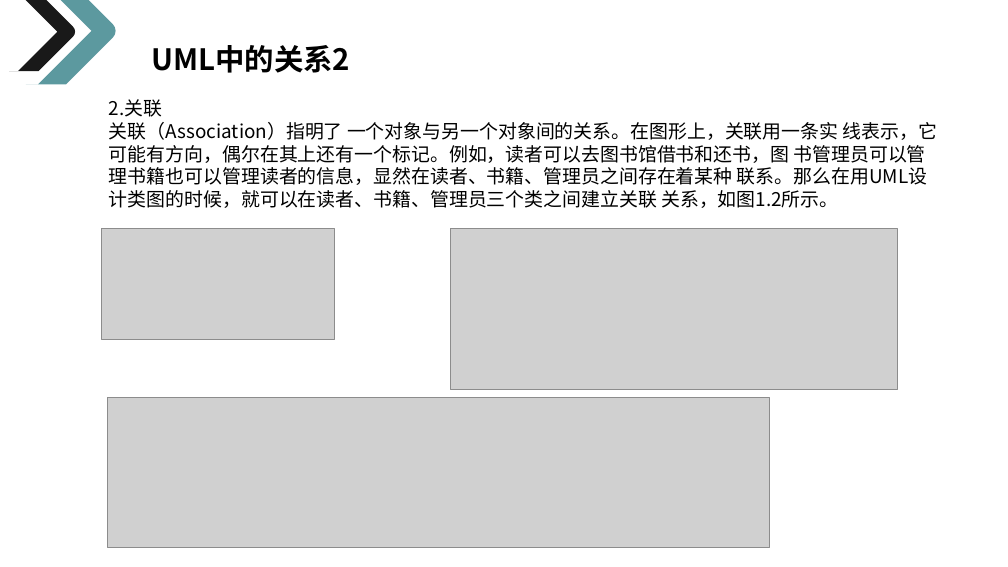
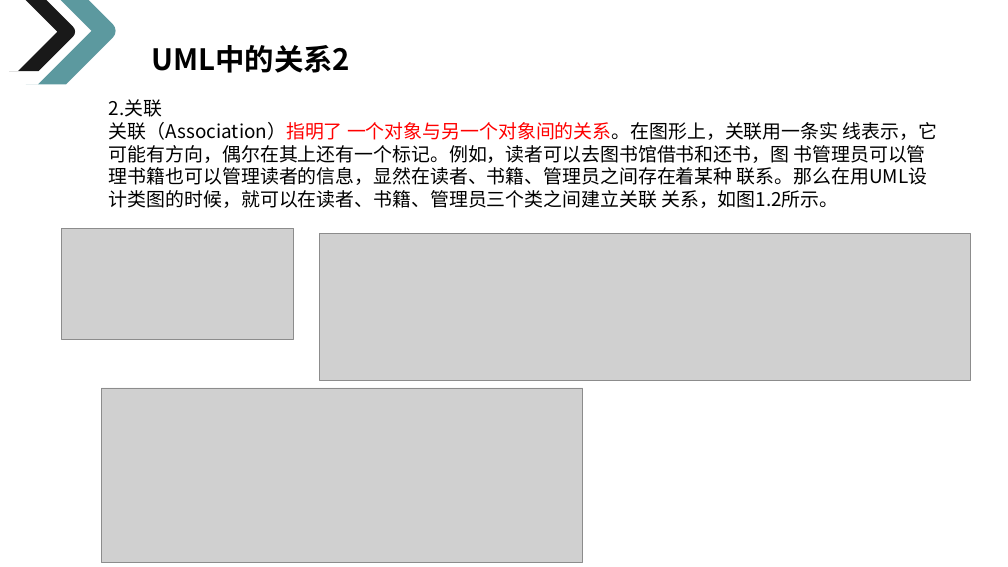
Before and after one commit to on6nx/requirement, a slide deck: slide 19 of uml1/G07翻转课堂1.pptx (slide 16 before the commit). Drawn at 1008x567 pixels with LibreOffice and Linux fonts; fonts in the diff are those of the drawing; grey boxes stand for pictures. Boxes give left, top, right and bottom in pixels: in the first picture for what was removed or moved away, otherwise in the second. Text is boxed around its words. In the diff, an @@ line names an element or a change of style, - is before the commit and + after.

```diff
--- a/uml1/G07翻转课堂1.pptx
+++ b/uml1/G07翻转课堂1.pptx
@@ text at bbox=[109, 122, 937, 208]: text colour #000000 to #FF0000 in "关联（Association）指明了 一个对象与另一个对象间的关系。在图形上，关联用一条实" @@
@@ picture: place and size @@
-picture at bbox=[101, 228, 334, 340]
+picture at bbox=[61, 228, 294, 340]
@@ picture: place and size @@
-picture at bbox=[451, 228, 897, 390]
+picture at bbox=[320, 233, 971, 380]
@@ picture: place and size @@
-picture at bbox=[107, 398, 770, 547]
+picture at bbox=[101, 388, 583, 562]
```
Also in this commit, not shown: 3 other slides changed, 3 slides added, 1 other file.
